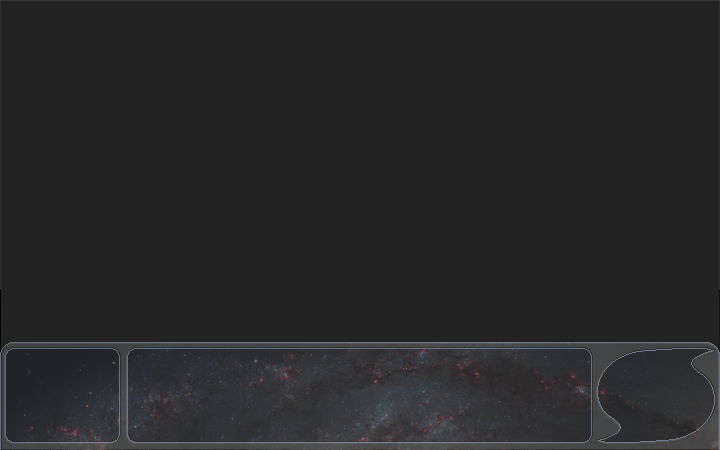
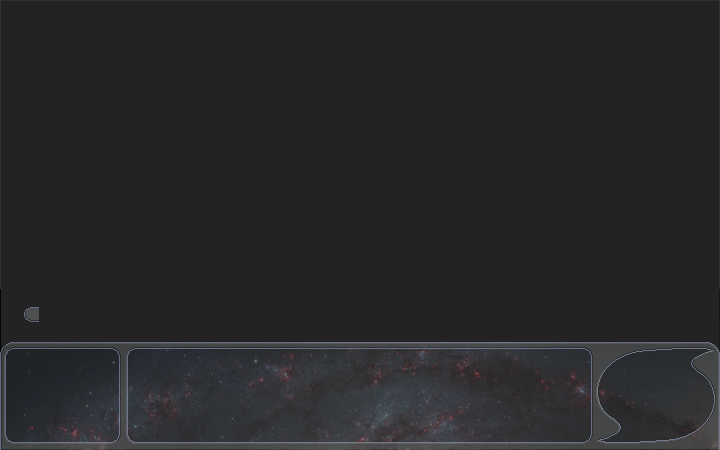
Comparing the layer stacks of the two 720px x 450px images. Changes:
added layer "toptoptop" above "Layer 2 copy 2" over left=24, top=307, right=39, bottom=322
